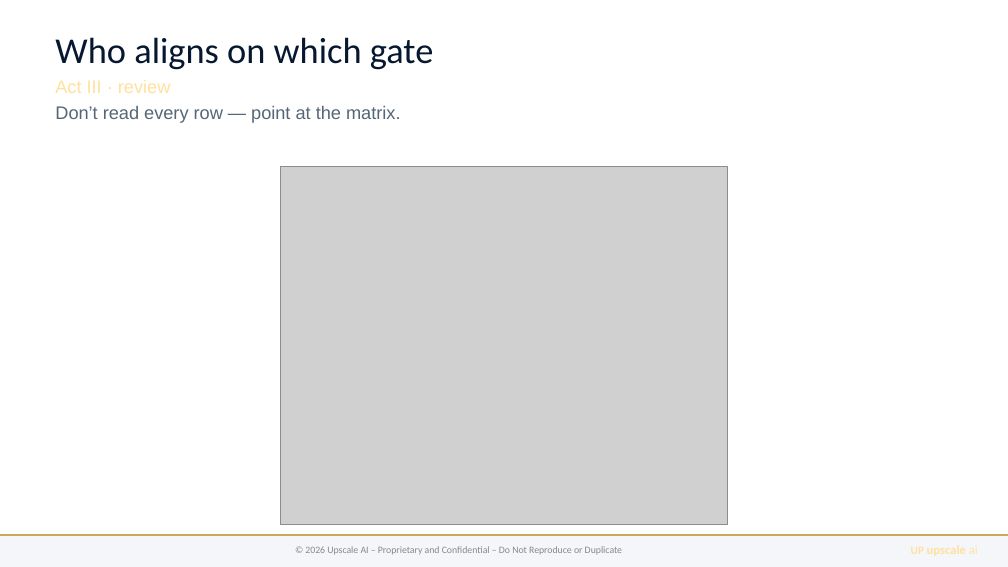
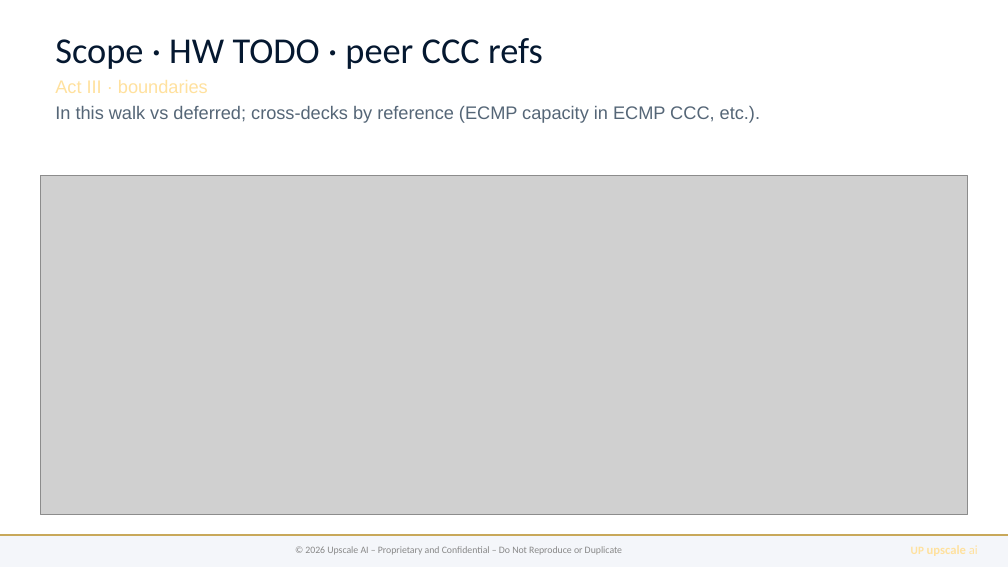
Before and after one commit to upscale-ai-network/agent-template, a slide deck: slide 6 of dt122/bugatti-qos-ccc.pptx. Drawn at 1008x567 pixels with LibreOffice and Linux fonts; fonts in the diff are those of the drawing; grey boxes stand for pictures. Boxes give left, top, right and bottom in pixels: in the first picture for what was removed or moved away, otherwise in the second. Text is boxed around its words. In the diff, an @@ line names an element or a change of style, - is before the commit and + after.

```diff
--- a/dt122/bugatti-qos-ccc.pptx
+++ b/dt122/bugatti-qos-ccc.pptx
@@ text at bbox=[55, 38, 760, 123]: text changed @@
-Who aligns on which gate
-Act III · review
-Don’t read every row — point at the matrix.
+Scope · HW TODO · peer CCC refs
+Act III · boundaries
+In this walk vs deferred; cross-decks by reference (ECMP capacity in ECMP CCC, etc.).
@@ picture: place and size @@
-picture at bbox=[281, 166, 728, 524]
+picture at bbox=[40, 175, 968, 514]
```
Also in this commit, not shown: 6 other slides changed, 1 slide removed, 9 other files.
